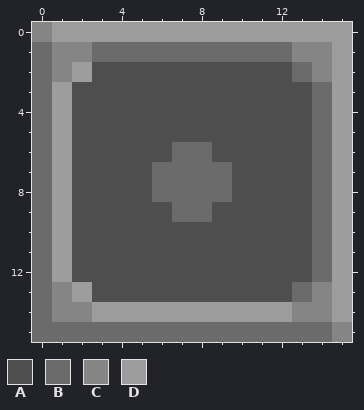
A pixel-art sprite gets an edit: core/assets-raw/sprites/blocks/units/mechs/dart-ship-factory.png. The picture above is the old version.
The file is 16x16 pixels. Colours within 5 levels of each other are drawn and written as one.
Palette (. is transparent): A #4e4e4e  B #6b6b6b  C #858585  D #9d9d9d
Pixels before, first column x 0:
 0 CDDDDDDDDDDDDDDD
 1 BCCBBBBBBBBBBCCD
 2 BCDAAAAAAAAAABCD
 3 BDAAAAAAAAAAAABD
 4 BDAAAAAAAAAAAABD
 5 BDAAAAAAAAAAAABD
 6 BDAAAAABBAAAAABD
 7 BDAAAABBBBAAAABD
 8 BDAAAABBBBAAAABD
 9 BDAAAAABBAAAAABD
10 BDAAAAAAAAAAAABD
11 BDAAAAAAAAAAAABD
12 BDAAAAAAAAAAAABD
13 BCDAAAAAAAAAABCD
14 BCCDDDDDDDDDDCCD
15 BBBBBBBBBBBBBBBC
After the commit:
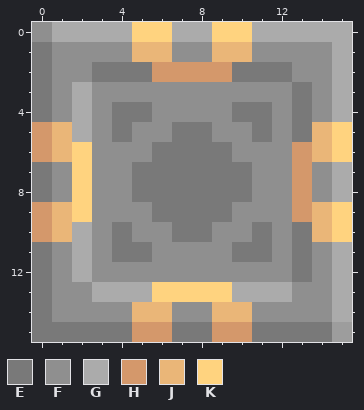
Colours new in this view: E #797979  F #8f8f8f  G #ababab  H #d4986b  J #eab678  K #ffd37f
Commit message: Fully implemented dart ship factory
Edits made:
Changed rows in their new state; - is an unchanged pixel.
first column x 0:
 0 FGGGGKKGGKKGGGGG
 1 EFFFFJJFFJJFFFFG
 2 EFFEEEHHHHEEEFFG
 3 EFGFFFFFFFFFFEFG
 4 EFGFEEFFFFEEFEFG
 5 HJGFEFFEEFFEFEJK
 6 HJKFFFEEEEFFFHJK
 7 EFKFFEEEEEEFFHFG
 8 EFKFFEEEEEEFFHFG
 9 HJKFFFEEEEFFFHJK
10 HJGFEFFEEFFEFEJK
11 EFGFEEFFFFEEFEFG
12 EFGFFFFFFFFFFEFG
13 EFFGGGKKKKGGGFFG
14 EFFFFJJFFJJFFFFG
15 EEEEEHHEEHHEEEED
Changed places in both pictures, as pixel boxes (x1, y1, x2, y2):
changed: (32, 22, 352, 342)
